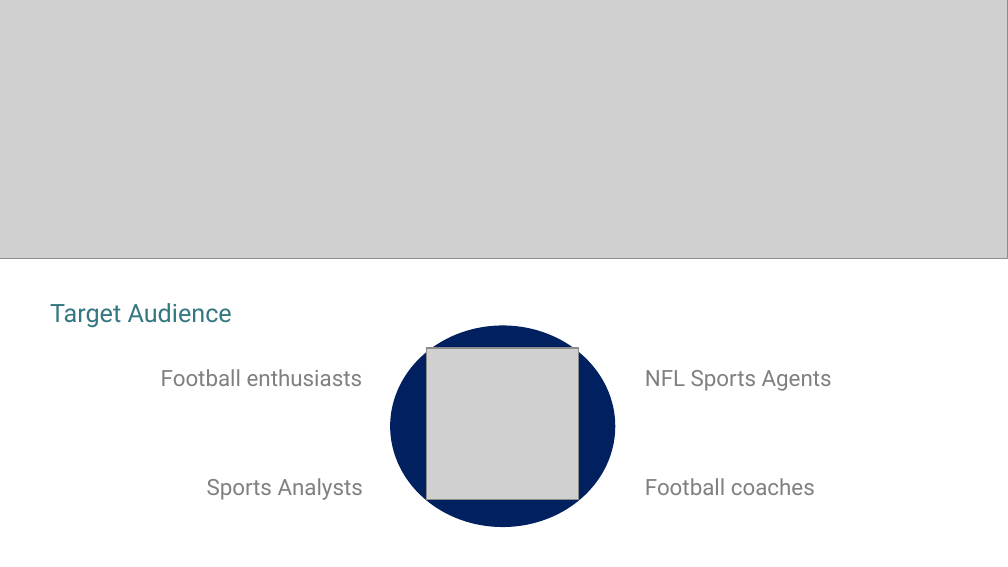
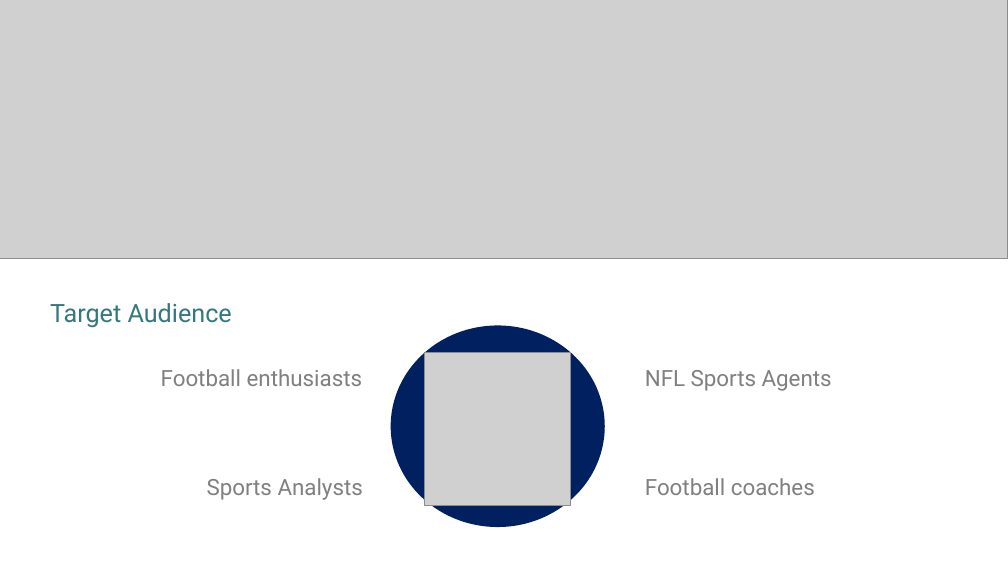
Before and after one commit to gusmendesbh/project3-group1, a slide deck: slide 2 of presentation/Group3_NFL_slides.pptx. Drawn at 1008x567 pixels with LibreOffice and Linux fonts; fonts in the diff are those of the drawing; grey boxes stand for pictures. Boxes give left, top, right and bottom in pixels: in the first picture for what was removed or moved away, otherwise in the second. Text is boxed around its words. In the diff, an @@ line names an element or a change of style, - is before the commit and + after.

```diff
--- a/presentation/Group3_NFL_slides.pptx
+++ b/presentation/Group3_NFL_slides.pptx
@@ ellipse resized from (x1=390, y1=326, x2=615, y2=527) to (x1=391, y1=326, x2=605, y2=527) @@
@@ picture resized from (x1=426, y1=348, x2=579, y2=500) to (x1=424, y1=353, x2=571, y2=506) @@
```
Also in this commit, not shown: 1 other slide changed, 12 other files.
